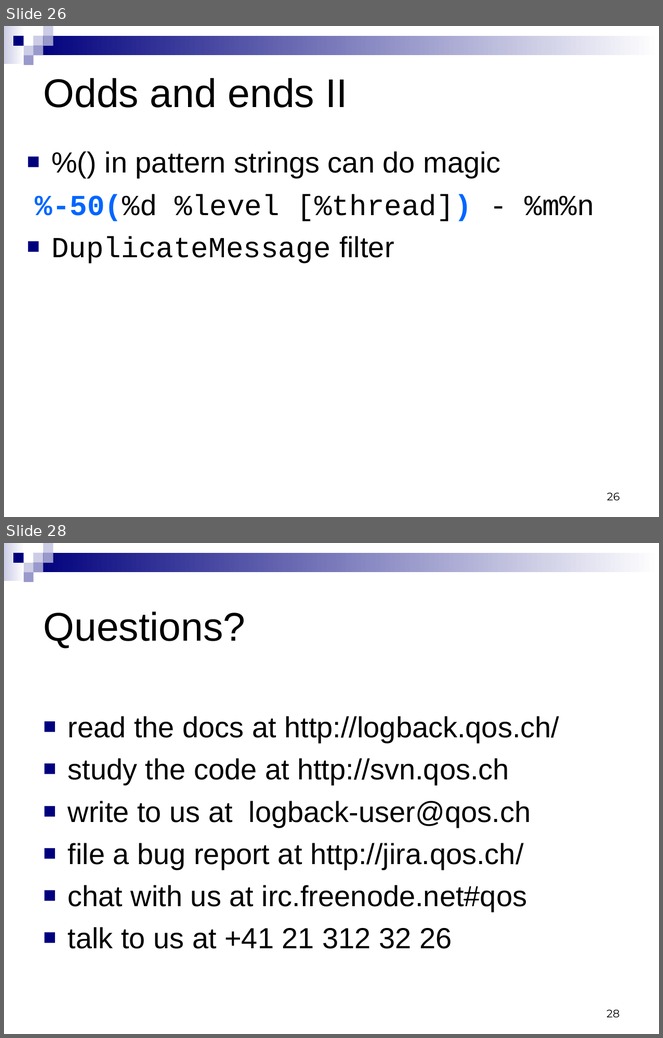
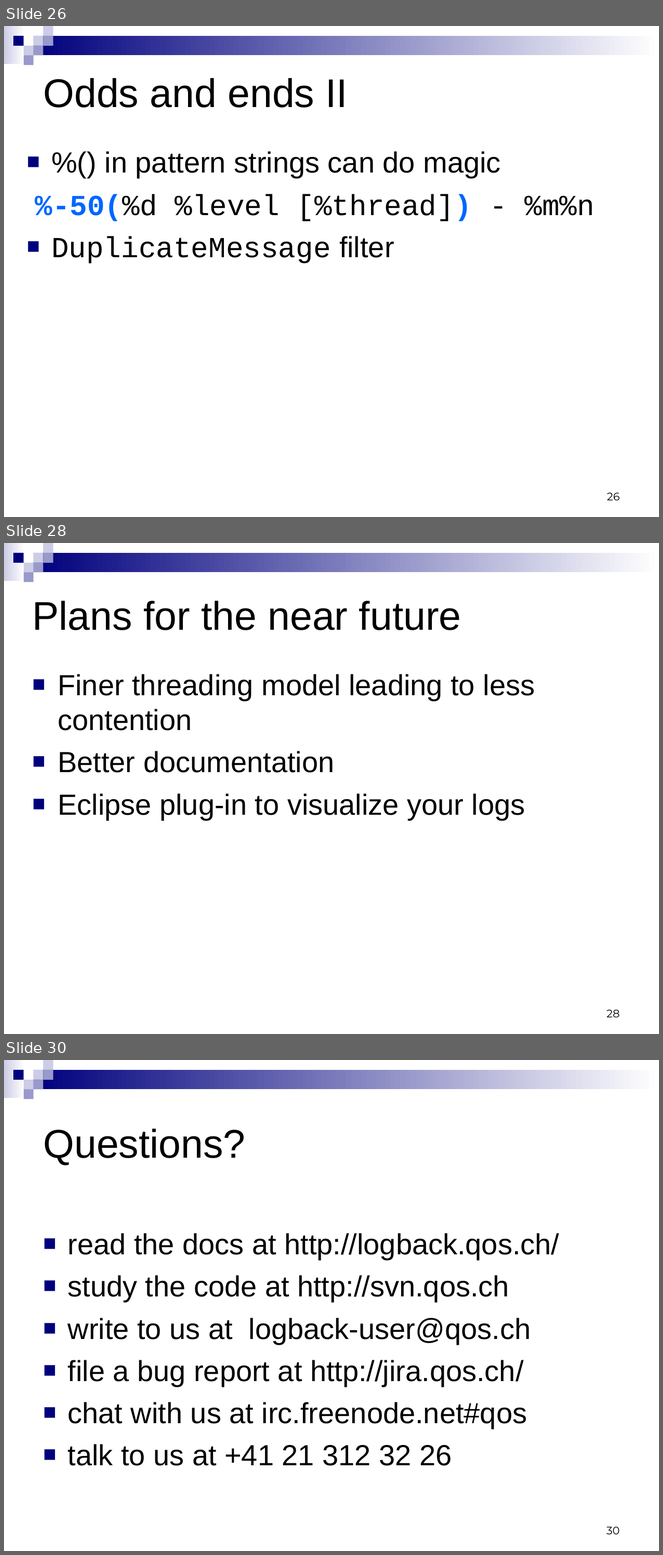
Before and after one commit to qos-ch/logback, a slide deck: logback-site/src/site/resources/logback.ppt. Shown one above the other, each under a label of ours: slides 26 and 28 before the commit, slides 26, 28 and 30 after it; the slides between them are not shown. The pictures are 663x1038 and 663x1555 pixels, drawn with LibreOffice and Linux fonts; fonts in the diff are those of the drawing. Boxes give left, top, right and bottom in pixels: in the first picture for what was removed or moved away, otherwise in the second. Text is boxed around its words. In the diff, an @@ line names an element or a change of style, - is before the commit and + after.

```diff
--- a/logback-site/src/site/resources/logback.ppt
+++ b/logback-site/src/site/resources/logback.ppt
@@ slide 28 added at (4,543,659,1034), background #FFFFFF; not listed: 9 template elements that a slide beside it also shows @@
@@ title added at (32,601,462,630), 44 pt, text #000000 @@
+Plans for the near future
@@ text added at (58,674,535,820), 32 pt, text #000000 @@
+■ Finer threading model leading to less contention
+■ Better documentation
+■ Eclipse plug-in to visualize your logs
@@ page number added at (607,1010,620,1018), 12 pt, text #000000 @@
+28
@@ what was slide 28 is now slide 30 @@
@@ page number at (607,1527,620,1535): text changed @@
-28
+30
```
Also in this commit, not shown: 4 slides changed, 1 other slide added.
